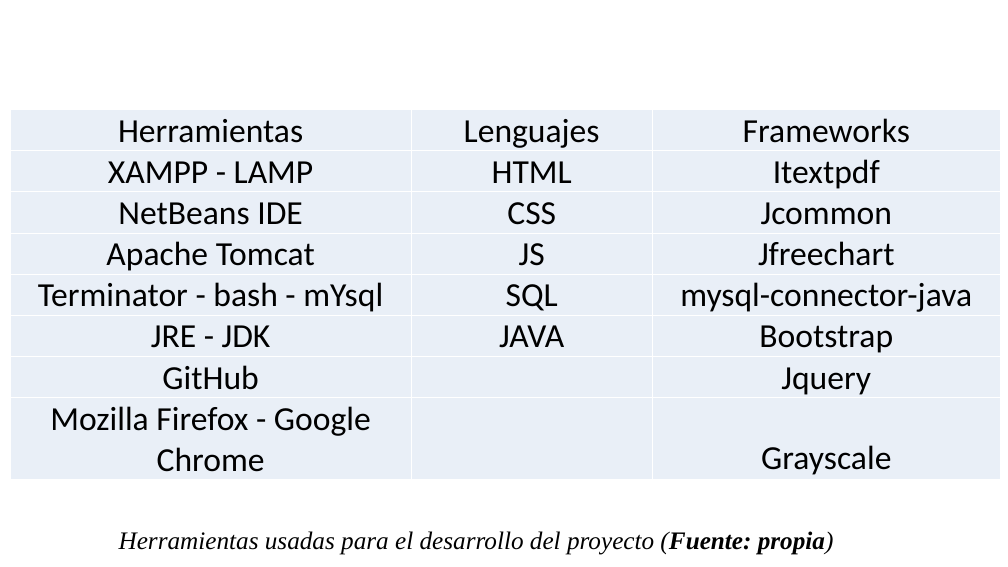
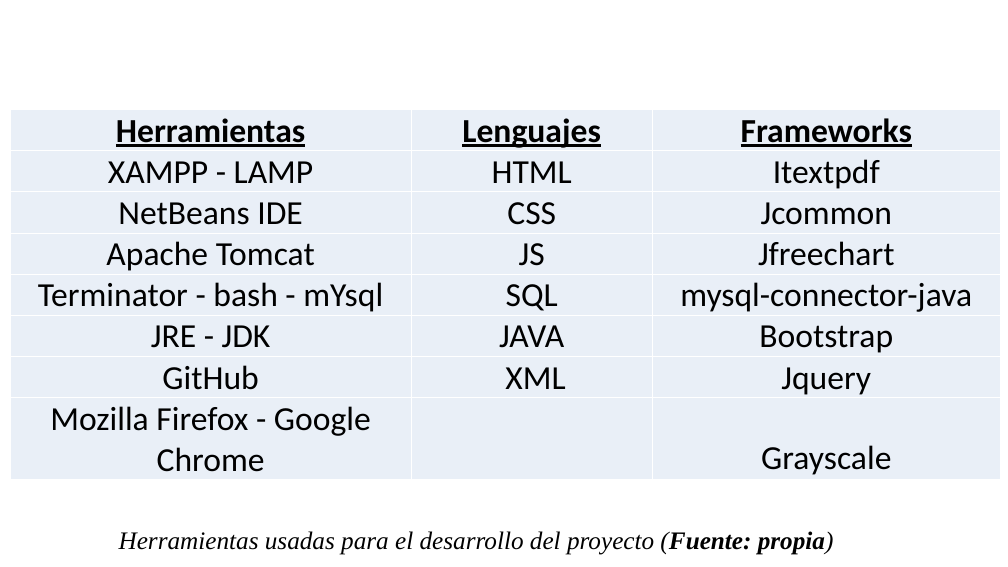
Before and after one commit to BrayanNovoa/uniminuto, a slide deck: slide 17 of expo/expo.pptx. Drawn at 1008x567 pixels with LibreOffice and Linux fonts; fonts in the diff are those of the drawing; background and template pictures are left out. Boxes give left, top, right and bottom in pixels: in the first picture for what was removed or moved away, otherwise in the second. Text is boxed around its words. In the diff, an @@ line names an element or a change of style, - is before the commit and + after.

```diff
--- a/expo/expo.pptx
+++ b/expo/expo.pptx
@@ table at box(11, 110, 1000, 479) @@
-row 7, column 2: 
+row 7, column 2: XML
@@ bold on, underline on in "Herramientas", "Lenguajes", "Frameworks" @@
```
Also in this commit, not shown: 8 other slides changed.
